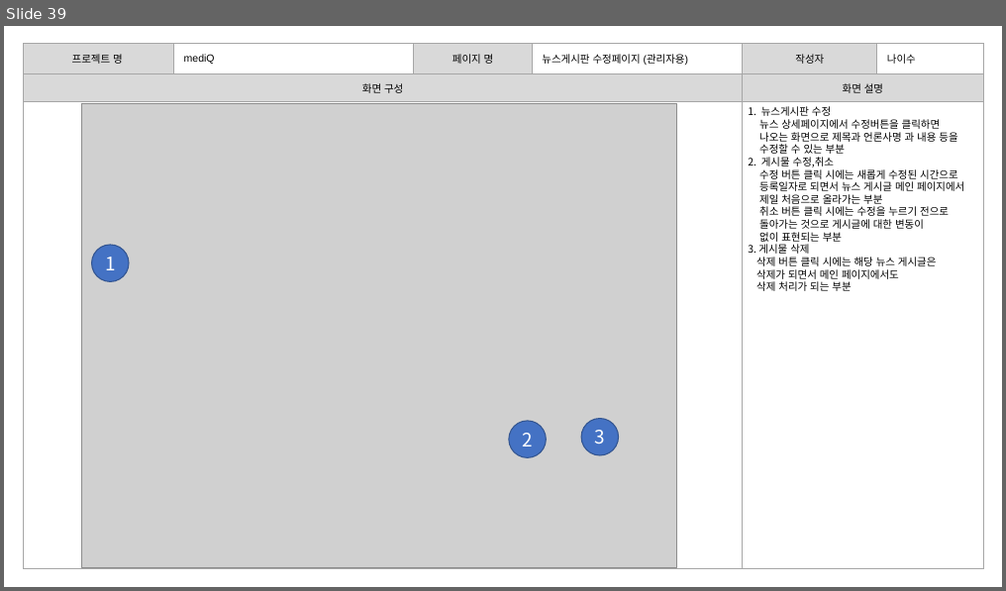
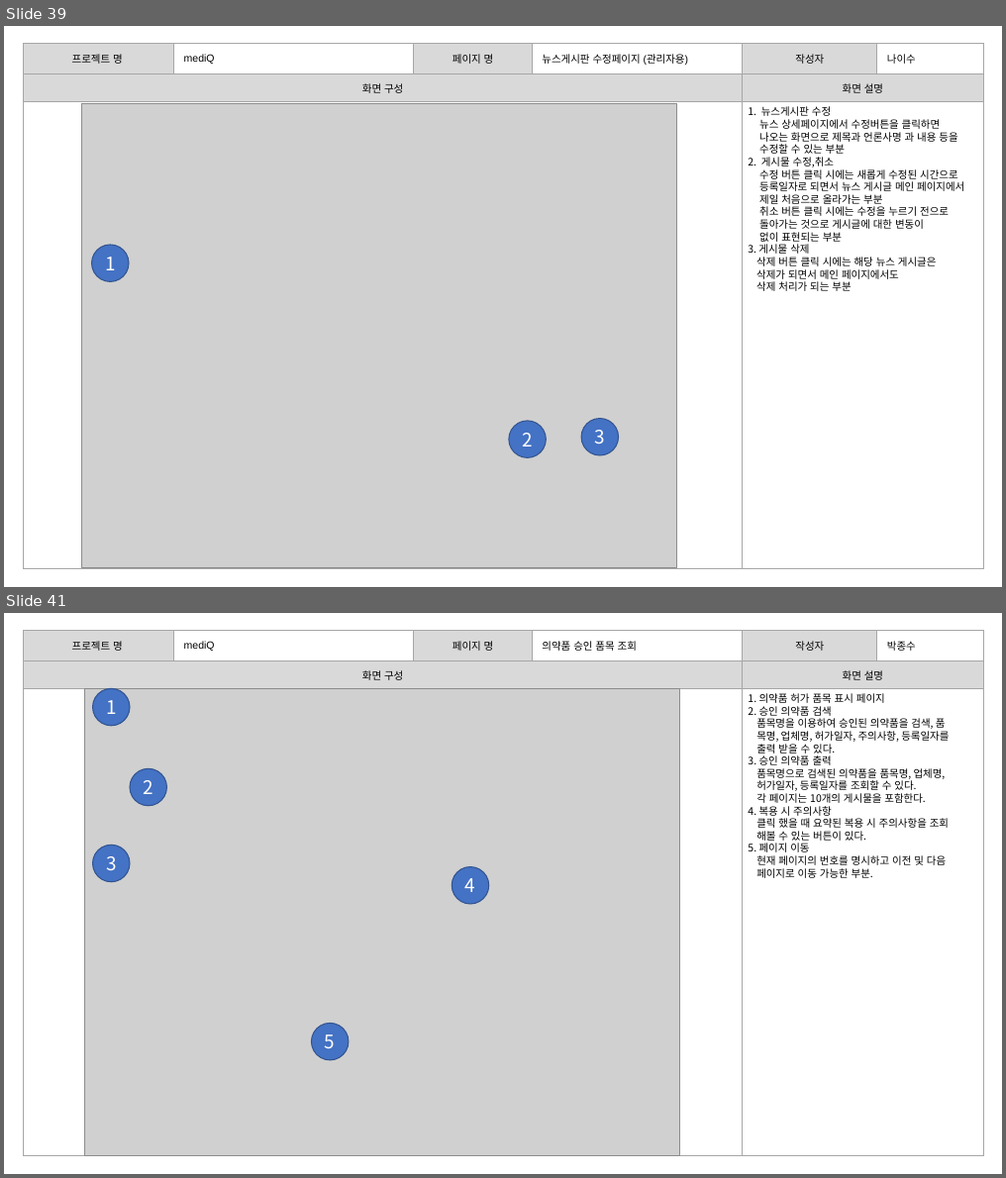
Before and after one commit to burnyst/mediQ, a slide deck: doc/0빅데이터분석프로젝트(공용)/[06] 스토리보드.pptx. Shown one above the other, each under a label of ours: slide 39 before the commit, slides 39 and 41 after it; the slides between them are not shown. The pictures are 1006x591 and 1006x1178 pixels, drawn with LibreOffice and Linux fonts; fonts in the diff are those of the drawing; grey boxes stand for pictures. Boxes give left, top, right and bottom in pixels: in the first picture for what was removed or moved away, otherwise in the second. Text is boxed around its words. In the diff, an @@ line names an element or a change of style, - is before the commit and + after.

```diff
--- a/doc/0빅데이터분석프로젝트(공용)/[06] 스토리보드.pptx
+++ b/doc/0빅데이터분석프로젝트(공용)/[06] 스토리보드.pptx
@@ slide 41 added at <box>4,613,1002,1174</box>, background #FFFFFF @@
@@ table added at <box>24,630,983,684</box>, 1 rows, 6 columns @@
+프로젝트 명 | mediQ | 페이지 명 | 의약품 승인 품목 조회 | 작성자 | 박종수
@@ table added at <box>24,662,984,1156</box>, 2 rows, 2 columns @@
+화면 구성 | 화면 설명
+ | 
@@ picture added at <box>85,688,680,1156</box> @@
@@ ellipse added at <box>92,688,130,726</box>, fill #4472C4, outline #325491 1 pt, 18 pt, text #FFFFFF @@
+1
@@ text added at <box>747,693,948,878</box>, 10 pt, text #000000 @@
+1. 의약품 허가 품목 표시 페이지
+2. 승인 의약품 검색
+품목명을 이용하여 승인된 의약품을 검색, 품
+목명, 업체명, 허가일자, 주의사항, 등록일자를
+출력 받을 수 있다.
+3. 승인 의약품 출력
+품목명으로 검색된 의약품을 품목명, 업체명,
+허가일자, 등록일자를 조회할 수 있다.
+각 페이지는 10개의 게시물을 포함한다.
+4. 복용 시 주의사항
+클릭 했을 때 요약된 복용 시 주의사항을 조회
+해볼 수 있는 버튼이 있다.
+5. 페이지 이동
+현재 페이지의 번호를 명시하고 이전 및 다음
+페이지로 이동 가능한 부분.
@@ ellipse added at <box>130,768,167,806</box>, fill #4472C4, outline #325491 1 pt, 18 pt, text #FFFFFF @@
+2
@@ ellipse added at <box>92,845,130,882</box>, fill #4472C4, outline #325491 1 pt, 18 pt, text #FFFFFF @@
+3
@@ ellipse added at <box>451,866,489,904</box>, fill #4472C4, outline #325491 1 pt, 18 pt, text #FFFFFF @@
+4
@@ ellipse added at <box>312,1023,350,1060</box>, fill #4472C4, outline #325491 1 pt, 18 pt, text #FFFFFF @@
+5
```
Also in this commit, not shown: 5 other slides added, 1 slide removed.
